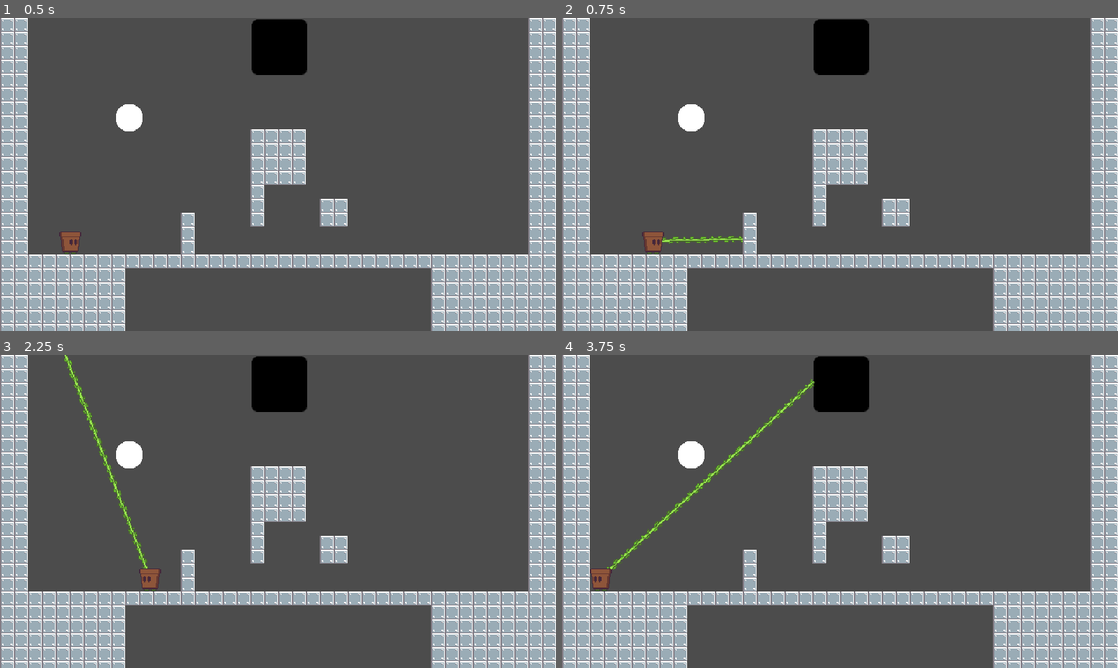
Above: before the commit, frames 1-4 (two rows, left to right).
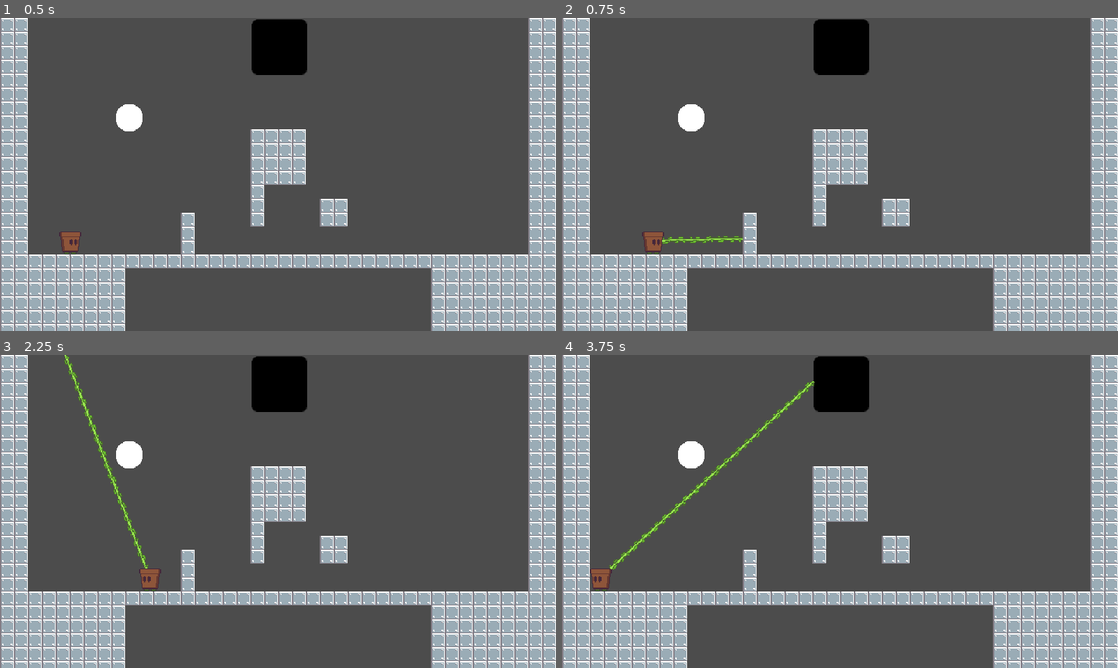
Above: after the commit, the same moments.

Repository: Sciman101/SecretSanta2020
Game: Godot game, scene res://scenes/Test1.tscn
Two runs of this game, one before a commit and one after it. Both use one fixed random seed, a clock stepped at 60 frames per second and the inputs below. The engine's default icon, where the game draws it, is replaced by a stand-in: a white triangle on a blue panel in a dark square.
Inputs (mouse positions are in pixels of both pictures, inside the frame that each line leads up to):
- Up to frame 1 (0.5 s): no input
- Up to frame 2 (0.75 s): move the mouse to (812, 237) at 0.52 s; hold D (right) from 0.53 s (still down); click (812, 237) at 0.67 s
- Up to frame 3 (2.25 s): tap W (jump) at 0.77, 1.52 s; move the mouse to (444, 558) at 1.27 s; click (444, 558) at 1.42 s; move the mouse to (111, 464) at 2.02 s; release D (right) at 2.03 s; hold A (left) from 2.03 s (still down); click (111, 464) at 2.17 s
- Up to frame 4 (3.75 s): keep holding A (left); move the mouse to (867, 511) at 2.77 s; click (867, 511) at 2.92 s; tap W (jump) at 3.02 s; move the mouse to (756, 433) at 3.52 s; click (756, 433) at 3.67 s

Frame 1 is identical in both runs. In frame 2, 0.2% of the frame differs, in the area x 18-33%, y 69-73%; in frame 3, 0.4%; in frame 4, 0.5%, in the area x 8-46%, y 7-69%.

Commit message:
Reversed linerenderer point order

Diff:
--- a/scripts/GrapplingHook.gd
+++ b/scripts/GrapplingHook.gd
@@ -29,13 +29,15 @@
 # Draw rope
 func _process(delta):
 	if extended:
-		if rope_points.size()+1 == rope.get_point_count():
+		var n = rope.get_point_count()
+		# We reverse points so the vine extends from the pot
+		if rope_points.size()+1 == n:
 			# Update visuals
-			rope.set_point_position(0,player.global_position)
-			var index = 1
+			rope.set_point_position(n-1,player.global_position)
+			var index = n-2
 			for point in rope_points:
 				rope.set_point_position(index,point.world_pos())
-				index += 1
+				index -= 1
 
 
 # Update the rope
@@ -126,8 +128,8 @@
 
 	# Reset points and add base points
 	rope.clear_points()
+	rope.add_point(point.world_pos())
 	rope.add_point(player.global_position)
-	rope.add_point(point.world_pos())
 
 
 # Stop the grapple
